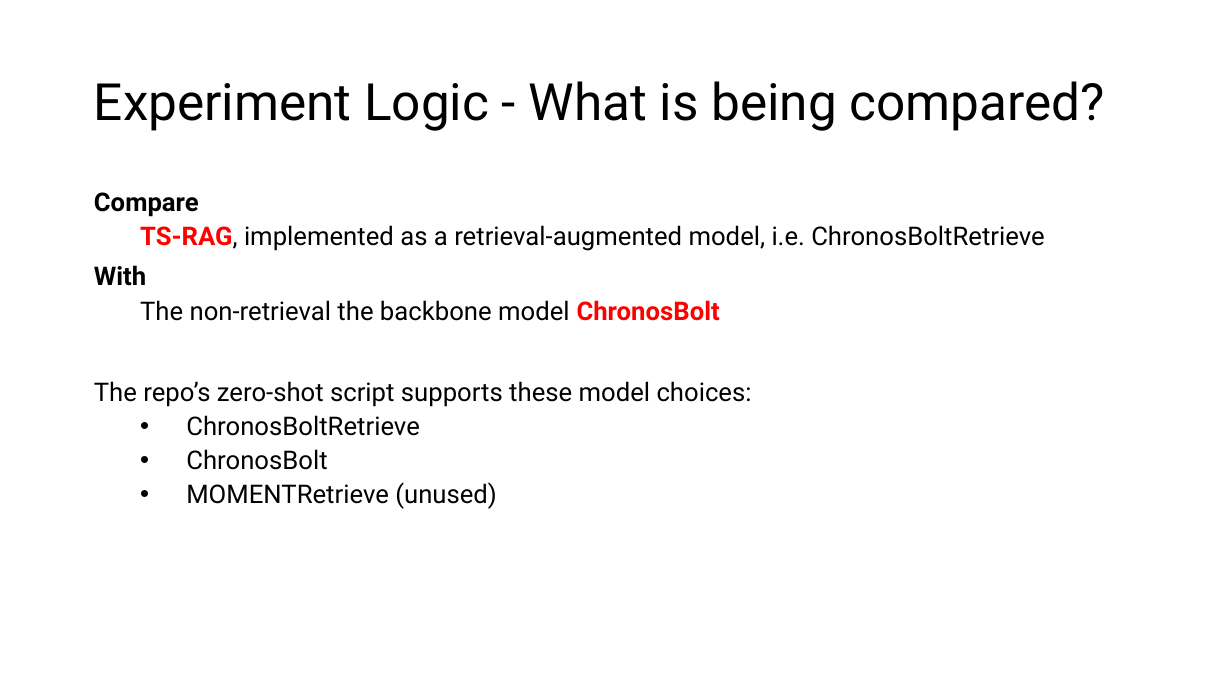
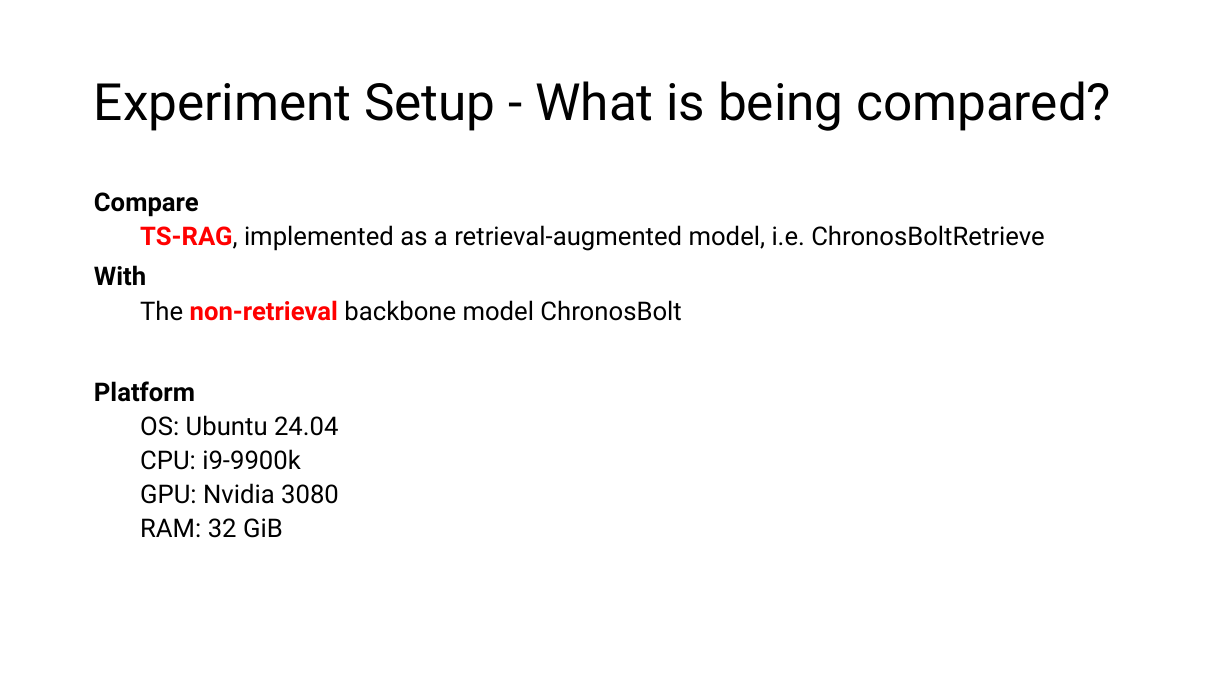
Before and after one commit to ZGRochelleDev/intelligent-systems-code-Review, a slide deck: slide 7 of deliverables/code-review-presentation.pptx. Drawn at 1232x693 pixels with LibreOffice and Linux fonts; fonts in the diff are those of the drawing. Boxes give left, top, right and bottom in pixels: in the first picture for what was removed or moved away, otherwise in the second. Text is boxed around its words. In the diff, an @@ line names an element or a change of style, - is before the commit and + after.

```diff
--- a/deliverables/code-review-presentation.pptx
+++ b/deliverables/code-review-presentation.pptx
@@ title at bbox=[94, 81, 1111, 131]: text changed @@
-Experiment Logic - What is being compared?
+Experiment Setup - What is being compared?
@@ text at bbox=[94, 300, 681, 538]: text changed @@
-  The non-retrieval the backbone model ChronosBolt
-The repo’s zero-shot script supports these model choices:
-  • ChronosBoltRetrieve
-  • ChronosBolt
-  • MOMENTRetrieve (unused)
+  The non-retrieval backbone model ChronosBolt
+Platform
+  OS: Ubuntu 24.04
+  CPU: i9-9900k
+  GPU: Nvidia 3080
+  RAM: 32 GiB
```
Also in this commit, not shown: 11 other slides changed, 3 slides added, 1 slide removed, 9 other files.
